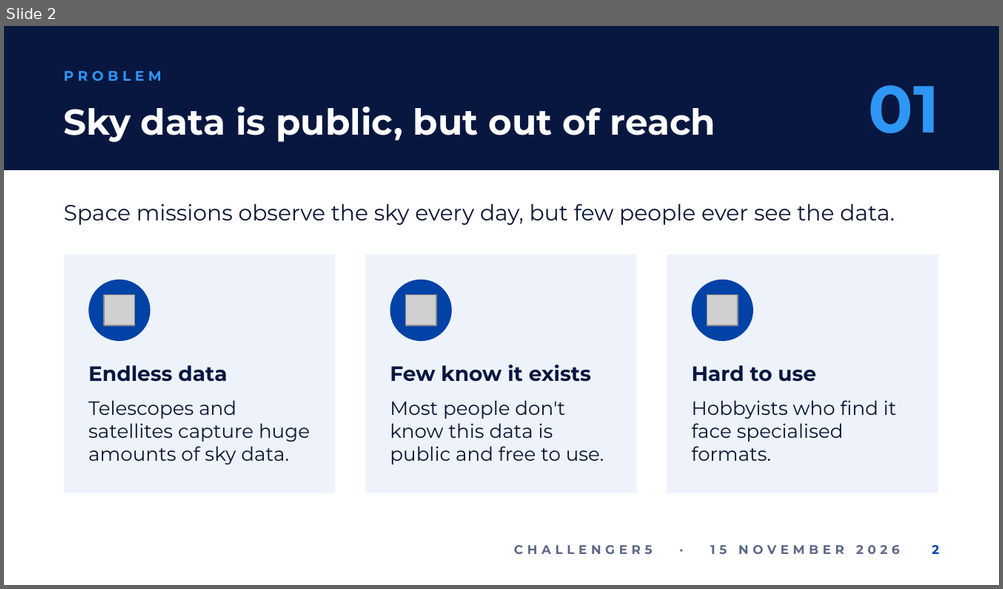
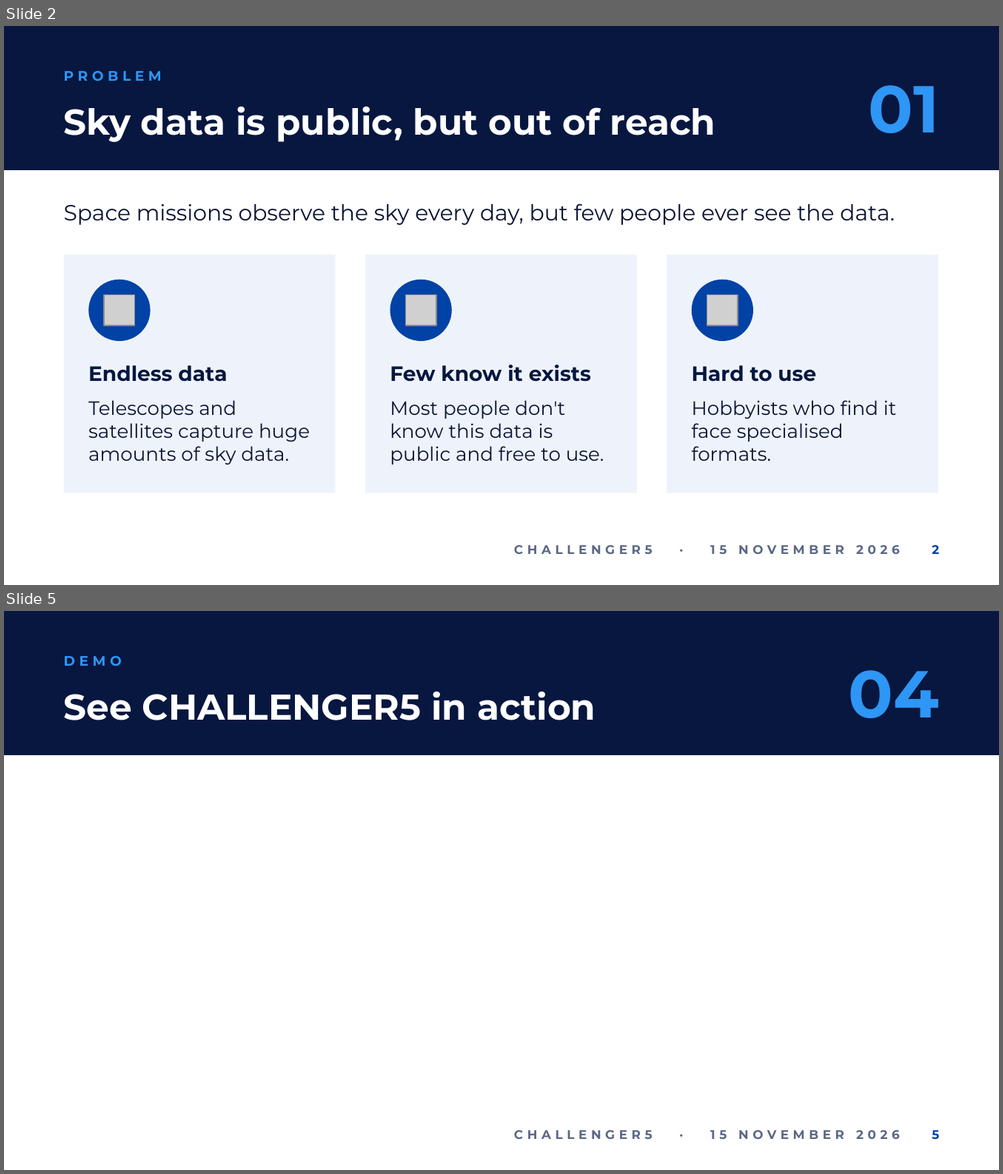
Before and after one commit to ngydc/sac-challenger5, a slide deck: docs/submission/CHALLENGER5_pitch.pptx. Shown one above the other, each under a label of ours: slide 2 before the commit, slides 2 and 5 after it; the slides between them are not shown. The pictures are 1003x589 and 1003x1174 pixels, drawn with LibreOffice and Linux fonts; fonts in the diff are those of the drawing; grey boxes stand for pictures; background and template pictures are left out. Boxes give left, top, right and bottom in pixels: in the first picture for what was removed or moved away, otherwise in the second. Text is boxed around its words. In the diff, an @@ line names an element or a change of style, - is before the commit and + after.

```diff
--- a/docs/submission/CHALLENGER5_pitch.pptx
+++ b/docs/submission/CHALLENGER5_pitch.pptx
@@ slide 5 added at (4,611,999,1170), background #FFFFFF; not listed: 2 template elements that a slide beside it also shows @@
@@ text added at (64,655,122,666), 10 pt, text #2E96F5, bold @@
+DEMO
@@ text added at (848,670,939,718), 48 pt, text #2E96F5, bold @@
+04
@@ title added at (64,692,595,721), 26 pt, text #FFFFFF, bold @@
+See CHALLENGER5 in action
@@ page number added at (931,1130,939,1140), 9 pt, text #0042A6, bold @@
+5
```
Also in this commit, not shown: 6 slides changed, 1 slide removed.
